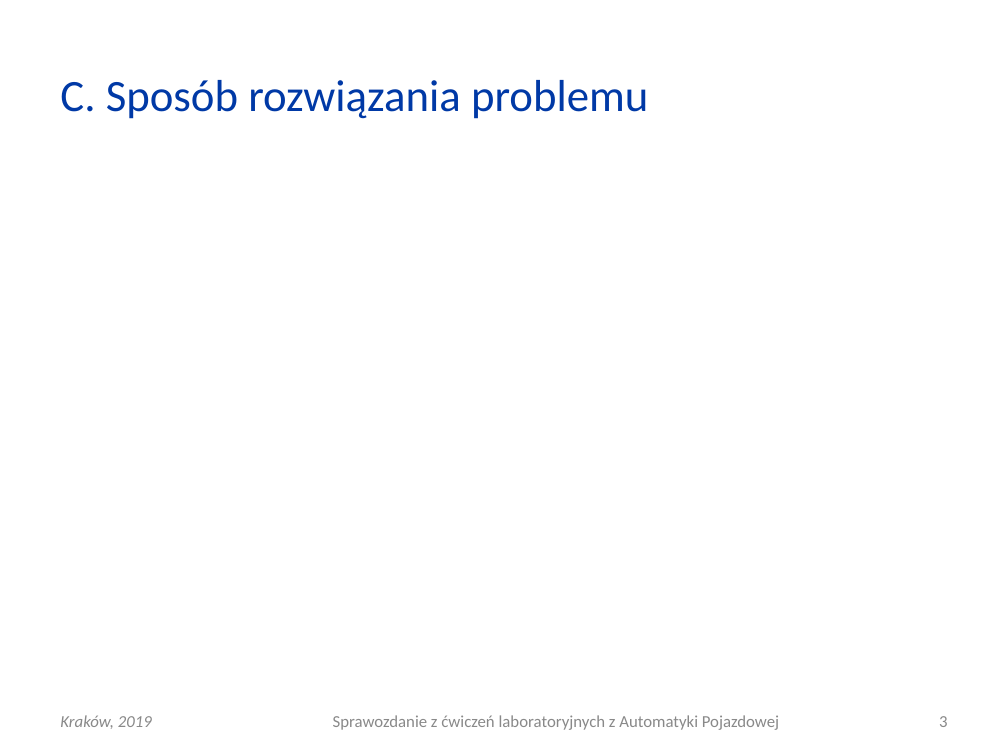
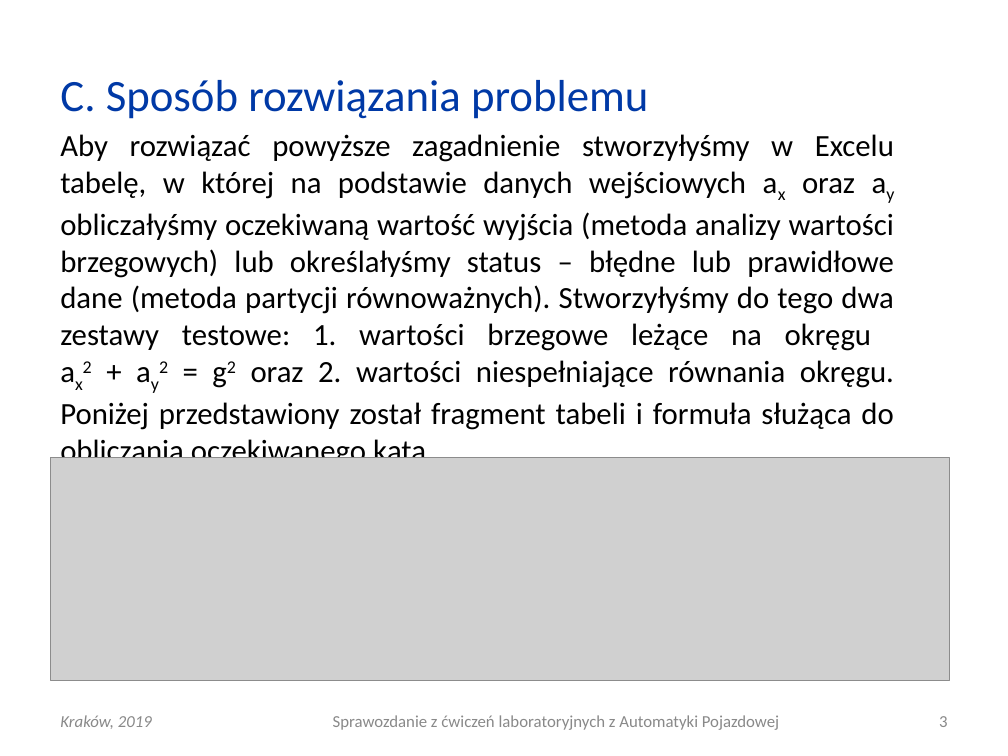
Before and after one commit to elfsonix/Automatyka-Pojazdowa, a slide deck: slide 3 of Lab7/AP_L07_20190327_0930_G03.ppt. Drawn at 1008x756 pixels with LibreOffice and Linux fonts; fonts in the diff are those of the drawing; grey boxes stand for pictures. Boxes give left, top, right and bottom in pixels: in the first picture for what was removed or moved away, otherwise in the second. Text is boxed around its words. In the diff, an @@ line names an element or a change of style, - is before the commit and + after.

Commit message:
sposób rozwiązania

```diff
--- a/Lab7/AP_L07_20190327_0930_G03.ppt
+++ b/Lab7/AP_L07_20190327_0930_G03.ppt
@@ text added at <box>60,134,894,458</box>, 22 pt, text #000000 @@
+Aby rozwiązać powyższe zagadnienie stworzyłyśmy w Excelu tabelę, w której na podstawie danych wejściowych ax oraz ay obliczałyśmy oczekiwaną wartość wyjścia (metoda analizy wartości brzegowych) lub określałyśmy status – błędne lub prawidłowe dane (metoda partycji równoważnych). Stworzyłyśmy do tego dwa zestawy testowe: 1. wartości brzegowe leżące na okręgu
+ax2 + ay2 = g2 oraz 2. wartości niespełniające równania okręgu. Poniżej przedstawiony został fragment tabeli i formuła służąca do obliczania oczekiwanego kąta.
@@ picture added at <box>50,458,950,680</box> @@
```
